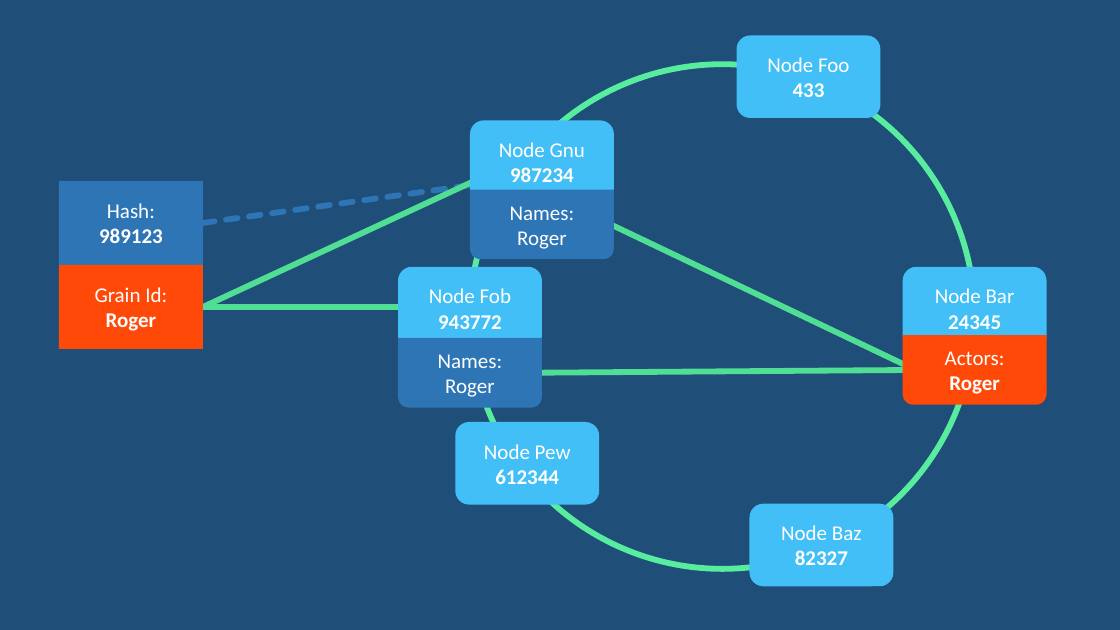
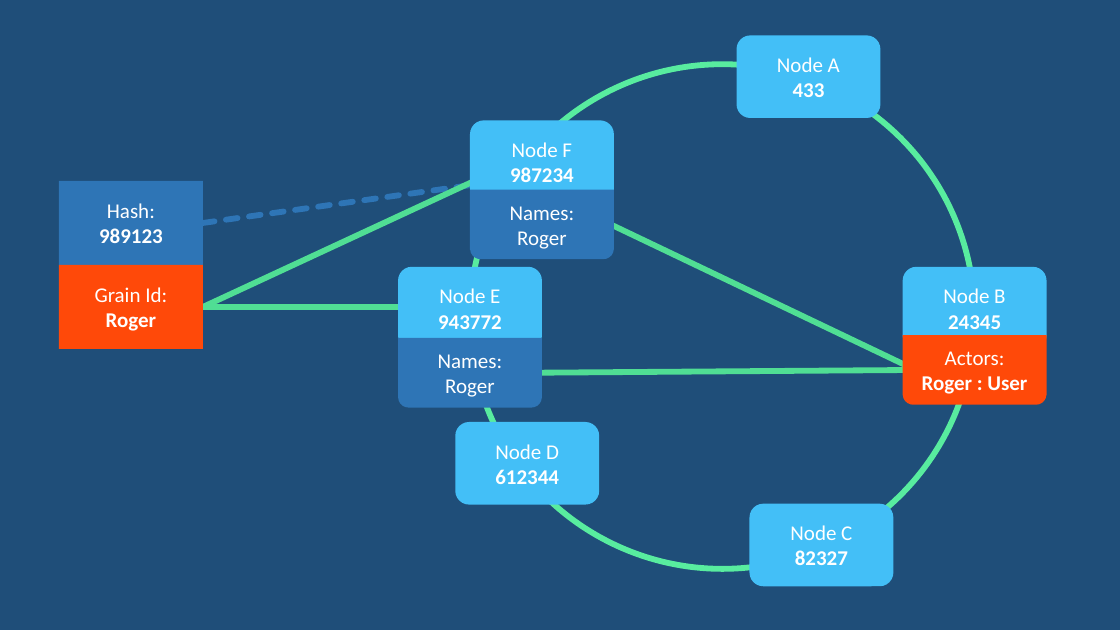
Before and after one commit to rogeralsing/Presentations, a slide deck: slide 28 of FailingGracefully/QConSP/protoactor.pptx (slide 24 before the commit). Drawn at 1120x630 pixels with LibreOffice and Linux fonts; fonts in the diff are those of the drawing. Boxes give left, top, right and bottom in pixels: in the first picture for what was removed or moved away, otherwise in the second. Text is boxed around its words. In the diff, an @@ line names an element or a change of style, - is before the commit and + after.

```diff
--- a/FailingGracefully/QConSP/protoactor.pptx
+++ b/FailingGracefully/QConSP/protoactor.pptx
@@ text in rounded rectangle at [777,57,840,72]: text changed @@
-Node Foo
+Node A
@@ text in rounded rectangle at [512,142,572,157]: text changed @@
-Node Gnu
+Node F
@@ text in rounded rectangle at [439,288,500,303]: text changed @@
-Node Fob
+Node E
@@ text in rounded rectangle at [943,288,1005,303]: text changed @@
-Node Bar
+Node B
@@ text in freeform shape at [922,376,1027,394]: text changed @@
-Roger
+Roger : User
@@ text in rounded rectangle at [495,444,559,459]: text changed @@
-Node Pew
+Node D
@@ text in rounded rectangle at [790,525,852,540]: text changed @@
-Node Baz
+Node C
```
Also in this commit, not shown: 13 other slides changed, 5 slides added, 1 slide removed.
